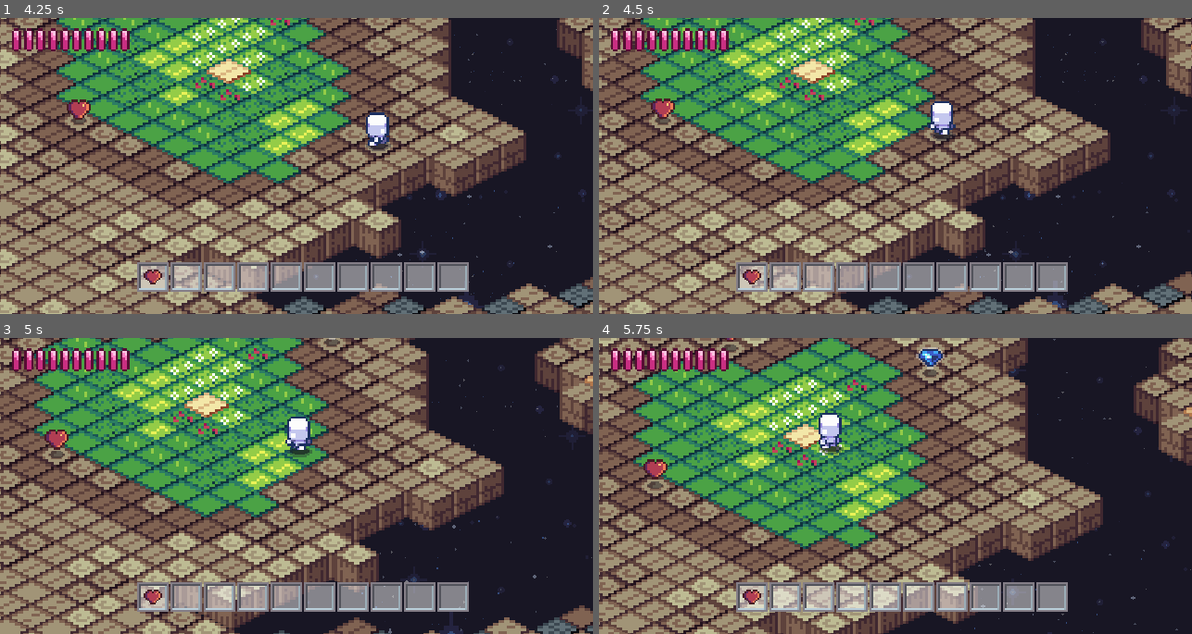
Above: before the commit, frames 1-4 (two rows, left to right).
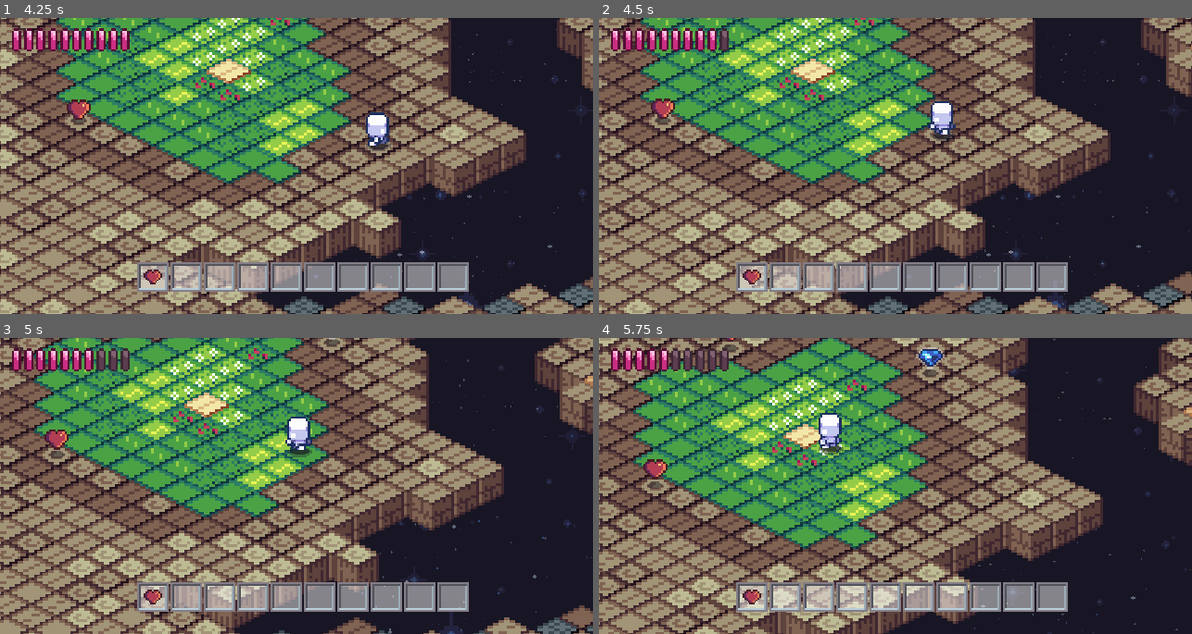
Above: after the commit, the same moments.

Repository: ofknee/shiso
Game: Godot game, scene res://code/general/main.tscn
The game is run twice, just before and just after one commit, with the same random seed, the same clock (stepped at 60 frames per second) and the same inputs. Before the commit the project starts from res://scenes/general/main.tscn. The engine's default icon, where the game draws it, is replaced by a stand-in: a white triangle on a blue panel in a dark square.
Inputs (mouse positions are in pixels of both pictures, inside the frame that each line leads up to):
- Up to frame 1 (4.25 s): click (154, 278) at 0.52 s; tap Enter at 1.25 s; move the mouse to (426, 151) at 1.27 s; hold Right (right) 1.28-2.03 s; tap Alt at 1.35, 2.85 s; click (426, 151) at 1.42 s; move the mouse to (177, 180) at 2.02 s; hold Down (down) 2.03-2.78 s; tap Shift at 2.1, 3.6 s; click (177, 180) at 2.17 s; move the mouse to (355, 100) at 2.77 s; hold Right (right) 2.78-3.53 s; click (355, 100) at 2.92 s; move the mouse to (266, 225) at 3.52 s; hold Up (up) from 3.53 s (still down); click (266, 225) at 3.67 s
- Up to frame 2 (4.5 s): move the mouse to (1073, 210) at 4.27 s; release Up (up) at 4.28 s; hold Left (left) from 4.28 s (still down); tap Alt at 4.35 s; click (1073, 210) at 4.42 s
- Up to frame 3 (5 s): keep holding Left (left)
- Up to frame 4 (5.75 s): keep holding Left (left); move the mouse to (717, 441) at 5.02 s; tap Shift at 5.1 s; click (717, 441) at 5.17 s

Frame 1 is identical in both runs. In frame 2, 0.1% of the frame differs, in the area x 20-22%, y 3-12%; in frame 3, 0.3%; in frame 4, 0.6%, in the area x 12-22%, y 3-12%.

Commit message:
BOOM inventory can be emptied
oh and no more clutter within global item yippeeeeee

Diff:
--- /dev/null
+++ b/code/general/global_item.gd
@@ -0,0 +1,39 @@
+#extends Resource
+extends Node
+class_name GlobalItem
+
+
+const ItemData = preload("res://code/inventory_and_items/item_data.gd")
+const INFO = ItemData.INFO
+const rarity = ItemData.rarity
+
+static var inv : Array[GlobalItem] = []
+@export var type: String = "" #help still have to figure out how to use export within the inspector :(((((
+
+#func _ready() -> void:
+#	computah_randomize_it_pls()
+
+#pick weightedly random power up/item? if it works
+func computah_randomize_it_pls():
+	var rng = RandomNumberGenerator.new()
+	var types = INFO.keys()#[randi() % INFO.size()]
+	var weights := []
+	weights.resize(types.size()) #THIS LINE WAS :DLKFJKFJDKFJLKSDFJSKLDFKLDSJJDFKLSFJKLDSKLFDKLJDFFKJLDS
+	var index = 0
+	for elem in INFO.values():
+		#index = types.index(elem)
+		weights[index] = (elem["stats"]["weight"])
+		#print(elem)
+		index+=1#++1
+	#print("hi",weights)
+
+	weights = PackedFloat32Array(weights)
+	#print(types.size())
+	#print(weights)
+	#print(weights.size())
+	type = (types[rng.rand_weighted(weights)])
+	print("type — "+type)
+
+
+
+#get not ()
--- a/scenes/general/global_vars.gd
+++ b/code/general/global_vars.gd
@@ -7,5 +7,6 @@
 	pass
 
 # Called every frame. 'delta' is the elapsed time since the previous frame.
-func _process(delta: float) -> void:
+func _process(_delta: float) -> void:
+	playerHealth = clamp(playerHealth,0,10)
 	pass
--- a/scenes/general/main.tscn
+++ b/code/general/main.tscn
@@ -1,9 +1,9 @@
 [gd_scene format=3 uid="uid://7glennwisk38"]
 
-[ext_resource type="PackedScene" uid="uid://brtj88ut4n156" path="res://scenes/map/tilemap.tscn" id="1_6t4g7"]
-[ext_resource type="PackedScene" uid="uid://dnp5ixa5ugvoa" path="res://scenes/player/player.tscn" id="2_th32y"]
-[ext_resource type="PackedScene" uid="uid://cmgub0scvvn2l" path="res://scenes/inventory_and_items/inventory.tscn" id="3_btprj"]
-[ext_resource type="PackedScene" uid="uid://lkkk4uqr4ts6" path="res://scenes/health/health.tscn" id="4_q15ru"]
+[ext_resource type="PackedScene" uid="uid://brtj88ut4n156" path="res://code/map/tilemap.tscn" id="1_6t4g7"]
+[ext_resource type="PackedScene" uid="uid://dnp5ixa5ugvoa" path="res://code/player/player.tscn" id="2_th32y"]
+[ext_resource type="PackedScene" uid="uid://cmgub0scvvn2l" path="res://code/inventory_and_items/inventory.tscn" id="3_btprj"]
+[ext_resource type="PackedScene" uid="uid://lkkk4uqr4ts6" path="res://code/health/health.tscn" id="4_q15ru"]
 [ext_resource type="Texture2D" uid="uid://ce3wk5s5xmbxr" path="res://assets/ui/bg.png" id="5_8ygm7"]
 
 [node name="main" type="Node2D" unique_id=1057238897]
@@ -31,6 +31,8 @@
 
 [node name="CanvasLayer" type="CanvasLayer" parent="." unique_id=290021092]
 
+[node name="health" parent="CanvasLayer" unique_id=1150688311 instance=ExtResource("4_q15ru")]
+
 [node name="inventory" parent="CanvasLayer" unique_id=371081491 instance=ExtResource("3_btprj")]
 anchors_preset = 0
 anchor_right = 0.0
@@ -41,8 +43,6 @@
 offset_bottom = 312.0
 grow_horizontal = 1
 grow_vertical = 1
-
-[node name="health" parent="CanvasLayer" unique_id=1150688311 instance=ExtResource("4_q15ru")]
 
 [node name="background" type="Node2D" parent="." unique_id=2029383595]
 
--- a/scenes/health/health.tscn
+++ b/code/health/health.tscn
@@ -1,6 +1,6 @@
 [gd_scene format=3 uid="uid://lkkk4uqr4ts6"]
 
-[ext_resource type="PackedScene" uid="uid://b8hg35rlc4wq5" path="res://scenes/health/health_containers.tscn" id="1_5e2k1"]
+[ext_resource type="PackedScene" uid="uid://b8hg35rlc4wq5" path="res://code/health/health_containers.tscn" id="1_5e2k1"]
 
 [node name="health" type="Control" unique_id=1150688311]
 layout_mode = 3
--- a/scenes/health/health_containers.gd
+++ b/code/health/health_containers.gd
@@ -1,7 +1,6 @@
 extends CenterContainer
 var index
 @onready var gv = global_vars
-var health
 var anim
 
 # Called when the node enters the scene tree for the first time.
@@ -15,11 +14,10 @@
 
 # Called every frame. 'delta' is the elapsed time since the previous frame.
 func _process(_delta: float) -> void:
-	health = gv.playerHealth
 	#print("index: ",index," health: ",health)
-	if index >= health:
+	if index >= gv.playerHealth:
 		anim.play("empty")
-		print("empty")
+		#print("empty")
 	else:
 		anim.play("full")
 	pass
--- a/scenes/health/health_containers.tscn
+++ b/code/health/health_containers.tscn
@@ -1,6 +1,6 @@
 [gd_scene format=3 uid="uid://b8hg35rlc4wq5"]
 
-[ext_resource type="Script" uid="uid://yrv8mugq3s5j" path="res://scenes/health/health_containers.gd" id="1_1oedo"]
+[ext_resource type="Script" uid="uid://yrv8mugq3s5j" path="res://code/health/health_containers.gd" id="1_1oedo"]
 [ext_resource type="Texture2D" uid="uid://croowb1h1obu1" path="res://assets/ui/systems/health/health-spritesheet.png" id="1_8ay6v"]
 
 [sub_resource type="AtlasTexture" id="AtlasTexture_5ml1f"]
--- a/scenes/inventory_and_items/inventory.tscn
+++ b/code/inventory_and_items/inventory.tscn
@@ -1,6 +1,6 @@
 [gd_scene format=3 uid="uid://cmgub0scvvn2l"]
 
-[ext_resource type="PackedScene" uid="uid://mr7x0yixrmho" path="res://scenes/inventory_and_items/inventory_slot.tscn" id="1_qw0r6"]
+[ext_resource type="PackedScene" uid="uid://mr7x0yixrmho" path="res://code/inventory_and_items/inventory_slot.tscn" id="1_qw0r6"]
 
 [node name="inventory" type="MarginContainer" unique_id=371081491]
 anchors_preset = 15
--- /dev/null
+++ b/code/inventory_and_items/inventory_slot.gd
@@ -0,0 +1,70 @@
+extends CenterContainer
+
+var index
+var inventory = GlobalItem.inv
+var item
+var icon
+
+# Called when the node enters the scene tree for the first time.
+func _ready() -> void:
+	index = int(name.split("_")[-1]) - 1
+	icon = $TextureButton/item_icons
+	icon.hide() #null index???
+
+	#print("index", index) // 1 - 10
+
+
+# Called every frame. 'delta' is the elapsed time since the previous frame.
+func _process(_delta: float) -> void:
+	if index <= (inventory.size()-1):
+		#if !item: #TODO autosize inventory --> one if ? # instead trigger update on signal of new item / delete?
+		item = inventory[index]
+		icon.show()
+		icon.play(item.type)
+
+
+
+			#icon.play(item.type)#FIXME
+			#_get_tooltip(Vector2.ZERO)
+
+
+			# inventory print check
+		#var inventory_output = ""
+		#for i in inventory.size(): inventory_output += inventory[i].type + " · "
+		#print(inventory_output)
+
+	else:
+		icon.hide()
+		item = null
+
+
+
+
+func use_item() -> void:
+	inventory.remove_at(index)
+	if item:
+		icon.play(item.type)
+	else:
+		icon.hide()
+
+
+func _on_texture_button_pressed() -> void:
+	if item:
+		use_item() # Replace with function body.
+	else:
+		print("nothing to use")
+
+
+
+#func _on_texture_button_mouse_entered() -> void:
+	#icon.show()
+	#if item:
+		#pass
+		#print("hi")
+		#print(GlobalItem.INFO[item.type]["name"] , " • " , GlobalItem.INFO[item.type]["desc"])
+	#pass# Replace with function body.
+	#TODO - popup description on hover
+
+
+#func _get_tooltip(Vector2) -> String:
+	#return "test"
--- a/scenes/inventory_and_items/inventory_slot.tscn
+++ b/code/inventory_and_items/inventory_slot.tscn
@@ -1,9 +1,9 @@
 [gd_scene format=3 uid="uid://mr7x0yixrmho"]
 
 [ext_resource type="Texture2D" uid="uid://bju7wd4ccitwv" path="res://assets/ui/powers:inventory/inventory_slot.png" id="1_bxqf6"]
-[ext_resource type="Script" uid="uid://bmdcf31qvrepa" path="res://scenes/inventory_and_items/inventory_slot.gd" id="1_hddt5"]
+[ext_resource type="Script" uid="uid://bmdcf31qvrepa" path="res://code/inventory_and_items/inventory_slot.gd" id="1_hddt5"]
 [ext_resource type="Texture2D" uid="uid://lpp38gpjktwo" path="res://assets/ui/powers:inventory/inventory_slot_click.png" id="3_bbig2"]
-[ext_resource type="PackedScene" uid="uid://dfdu8d65ehcg0" path="res://scenes/inventory_and_items/item_icons.tscn" id="4_c13kb"]
+[ext_resource type="PackedScene" uid="uid://dfdu8d65ehcg0" path="res://code/inventory_and_items/item_icons.tscn" id="4_c13kb"]
 
 [node name="inventory_slot" type="CenterContainer" unique_id=1996084076]
 anchors_preset = 15
@@ -30,4 +30,4 @@
 visible = false
 texture = ExtResource("1_bxqf6")
 
-[connection signal="mouse_entered" from="TextureButton" to="." method="_on_texture_button_mouse_entered"]
+[connection signal="pressed" from="TextureButton" to="." method="_on_texture_button_pressed"]
--- a/scenes/inventory_and_items/item.gd
+++ b/code/inventory_and_items/item.gd
@@ -11,6 +11,7 @@
 @onready var anim = $item_icons
 @onready var og_pos = anim.get_position()
 
+
 func _ready() -> void:
 	#var types = GlobalItem.INFO.keys()
 	item.computah_randomize_it_pls()
@@ -18,7 +19,7 @@
 	#print("hi")
 	anim.play(item.type)
 	#print(item.type + "...")
-	print(anim.animation)
+	#print(anim.animation)
 
 	#add_to_group("items")
 
--- a/scenes/inventory_and_items/item.tscn
+++ b/code/inventory_and_items/item.tscn
@@ -1,9 +1,9 @@
 [gd_scene format=3 uid="uid://dyfkuaf6jvl52"]
 
-[ext_resource type="Script" uid="uid://dqivf0h6gjv1p" path="res://scenes/inventory_and_items/item.gd" id="1_6muww"]
+[ext_resource type="Script" uid="uid://dqivf0h6gjv1p" path="res://code/inventory_and_items/item.gd" id="1_6muww"]
 [ext_resource type="Texture2D" uid="uid://cineb437jv5op" path="res://icon.svg" id="2_ro5b8"]
-[ext_resource type="PackedScene" uid="uid://b1d1x2mdx68u7" path="res://scenes/player/shadow.tscn" id="2_vljjh"]
-[ext_resource type="PackedScene" uid="uid://dfdu8d65ehcg0" path="res://scenes/inventory_and_items/item_icons.tscn" id="4_vljjh"]
+[ext_resource type="PackedScene" uid="uid://b1d1x2mdx68u7" path="res://code/player/shadow.tscn" id="2_vljjh"]
+[ext_resource type="PackedScene" uid="uid://dfdu8d65ehcg0" path="res://code/inventory_and_items/item_icons.tscn" id="4_vljjh"]
 
 [sub_resource type="Gradient" id="Gradient_6muww"]
 colors = PackedColorArray(1, 1, 1, 1, 0, 0, 0, 1)
--- /dev/null
+++ b/code/inventory_and_items/item_data.gd
@@ -0,0 +1,81 @@
+extends Node
+
+enum rarity {
+	COMMON=10,
+	UNCOMMON=7,
+	RARE=5,
+	EPIC=3,
+	LEGENDARY=1
+}
+
+const INFO: Dictionary = {
+	#"bomb_gray" : { feeling lazy, too much to code rn lol
+		#"name" : "Bomb",
+		#"desc" : "highly volatile",
+		#"stats" : {
+			#"use" : "kaboom",
+			#"effect" : {
+				#"id" : "",
+				#"amount" : 0
+			#},
+			#"value" : 50,
+			#"weight" : rarity.UNCOMMON,
+			#"rarity_desc" : "meh"
+		#}},
+	"gem_blue" : {
+		"name" : "Diamond",
+		"desc" : "looks like money",
+		"collectable" : true,
+		"stats" : {
+			"use" : "$$$",
+			"effect" : {
+				"id" : "money",
+				"amount" : 300
+			},
+			"value" : 300,
+			"weight" : rarity.EPIC,
+			"rarity_desc" : "woah."
+		}},
+	"gem_green" : {
+		"name" : "Emerald",
+		"desc" : "green green bling",
+		"collectable" : true,
+		"stats" : {
+			"use" : "$$",
+			"effect" : {
+				"id" : "money",
+				"amount" : 50
+			},
+			"value" : 50,
+			"weight" : rarity.COMMON,
+			"rarity" : "don't worry abt it..."
+		}},
+	"heart_red" : {
+		"name" : "Heart",
+		"desc" : "gotta stay fit",
+		"collectable" : false,
+		"stats" : {
+			"use" : "take a wild guess",
+			"effect" : {
+				"id" : "health",
+				"amount" : 1
+			},
+			"value" : 40,
+			"weight" : rarity.UNCOMMON,
+			"rarity_desc" : "meh"
+		}},
+	"heart_blue" : {
+		"name" : "Uhh...",
+		"desc" : "contains kree blood (marvel don't copyright strike me pls sob)",
+		"collectable" : false,
+		"stats" : {
+			"use" : "take a wilder guess",
+			"effect" : {
+				"id" : "health",
+				"amount" : 2
+			},
+			"value" : 90,
+			"weight" : rarity.RARE,
+			"rarity_desc" : "woah."
+		}},
+}
--- a/scenes/inventory_and_items/item_icons.tscn
+++ b/code/inventory_and_items/item_icons.tscn
@@ -77,4 +77,4 @@
 [node name="item_icons" type="AnimatedSprite2D" unique_id=897164623]
 light_mask = 2
 sprite_frames = SubResource("SpriteFrames_08kqv")
-animation = &"gem_blue"
+animation = &"heart_red"
--- a/scenes/map/tilemap.tscn
+++ b/code/map/tilemap.tscn
@@ -1,9 +1,9 @@
 [gd_scene format=4 uid="uid://brtj88ut4n156"]
 
-[ext_resource type="Script" uid="uid://rvooq2ijlnno" path="res://scenes/map/tilemap.gd" id="1_38yc0"]
+[ext_resource type="Script" uid="uid://rvooq2ijlnno" path="res://code/map/tilemap.gd" id="1_38yc0"]
 [ext_resource type="Texture2D" uid="uid://b75p4ojwg3n5q" path="res://assets/map/tinyBlocks_NOiL.png" id="1_55lsm"]
-[ext_resource type="Script" uid="uid://c66y06md13an3" path="res://scenes/map/level_0.gd" id="3_fofut"]
-[ext_resource type="PackedScene" uid="uid://dyfkuaf6jvl52" path="res://scenes/inventory_and_items/item.tscn" id="3_i8yab"]
+[ext_resource type="Script" uid="uid://c66y06md13an3" path="res://code/map/level_0.gd" id="3_fofut"]
+[ext_resource type="PackedScene" uid="uid://dyfkuaf6jvl52" path="res://code/inventory_and_items/item.tscn" id="3_i8yab"]
 
 [sub_resource type="TileSetAtlasSource" id="TileSetAtlasSource_38yc0"]
 texture = ExtResource("1_55lsm")
--- a/scenes/player/player.tscn
+++ b/code/player/player.tscn
@@ -1,9 +1,9 @@
 [gd_scene format=3 uid="uid://dnp5ixa5ugvoa"]
 
 [ext_resource type="Texture2D" uid="uid://cineb437jv5op" path="res://icon.svg" id="1_3vyb7"]
-[ext_resource type="Script" uid="uid://25ak4aoqcl2n" path="res://scenes/player/player.gd" id="1_qhqgy"]
+[ext_resource type="Script" uid="uid://25ak4aoqcl2n" path="res://code/player/player.gd" id="1_qhqgy"]
 [ext_resource type="Texture2D" uid="uid://cr8gphajy5fwv" path="res://assets/player/Small-8-Direction-Characters_by_AxulArt/Small-8-Direction-Characters_by_AxulArt.png" id="2_g2els"]
-[ext_resource type="PackedScene" uid="uid://b1d1x2mdx68u7" path="res://scenes/player/shadow.tscn" id="4_dqkch"]
+[ext_resource type="PackedScene" uid="uid://b1d1x2mdx68u7" path="res://code/player/shadow.tscn" id="4_dqkch"]
 
 [sub_resource type="CircleShape2D" id="CircleShape2D_qhqgy"]
 radius = 2.0
--- a/project.godot
+++ b/project.godot
@@ -36,12 +36,12 @@
 folder_colors={
 "res://addons/": "gray",
 "res://assets/": "pink",
-"res://scenes/": "blue",
-"res://scenes/general/": "purple",
-"res://scenes/health/": "red",
-"res://scenes/inventory_and_items/": "teal",
-"res://scenes/map/": "yellow",
-"res://scenes/player/": "pink"
+"res://code/": "blue",
+"res://code/general/": "purple",
+"res://code/health/": "red",
+"res://code/inventory_and_items/": "teal",
+"res://code/map/": "yellow",
+"res://code/player/": "pink"
 }
 
 [gui]
--- a/scenes/general/global_item.gd
+++ /dev/null
@@ -1,87 +0,0 @@
-#extends Resource
-extends Node
-
-class_name GlobalItem
-
-static var inv : Array[GlobalItem] = []
-@export var type: String = "" #help still have to figure out how to use export within the inspector :(((((
-enum rarity {COMMON=10, UNCOMMON=7, RARE=5, EPIC=3, LEGENDARY=1}
-const INFO: Dictionary = {
-	#"bomb_gray" : { feeling lazy, too much to code rn lol
-		#"name" : "Bomb",
-		#"desc" : "highly volatile",
-		#"stats" : {
-			#"use" : "kaboom",
-			#"value" : 50,
-			#"weight" : rarity.UNCOMMON,
-			#"rarity_desc" : "meh"
-		#}},
-	"gem_blue" : {
-		"name" : "Diamond",
-		"desc" : "looks like money",
-		"collectable" : true,
-		"stats" : {
-			"use" : "$$$",
-			"value" : 300,
-			"weight" : rarity.EPIC,
-			"rarity_desc" : "woah."
-		}},
-	"gem_green" : {
-		"name" : "Emerald",
-		"desc" : "green green bling",
-		"collectable" : true,
-		"stats" : {
-			"use" : "$$",
-			"value" : 50,
-			"weight" : rarity.COMMON,
-			"rarity" : "don't worry abt it..."
-		}},
-	"heart_red" : {
-		"name" : "Heart",
-		"desc" : "gotta stay fit",
-		"collectable" : false,
-		"stats" : {
-			"use" : "health +10",
-			"value" : 40,
-			"weight" : rarity.UNCOMMON,
-			"rarity_desc" : "meh"
-		}},
-	"heart_blue" : {
-		"name" : "Uhh...",
-		"desc" : "why is it blue?",
-		"collectable" : false,
-		"stats" : {
-			"use" : "unknown",
-			"value" : 90,
-			"weight" : rarity.RARE,
-			"rarity_desc" : "woah."
-		}},
-}
-
-#func _ready() -> void:
-#	computah_randomize_it_pls()
-
-#pick weightedly random power up/item? if it works
-func computah_randomize_it_pls():
-	var rng = RandomNumberGenerator.new()
-	var types = INFO.keys()#[randi() % INFO.size()]
-	var weights := []
-	weights.resize(types.size()) #THIS LINE WAS :DLKFJKFJDKFJLKSDFJSKLDFKLDSJJDFKLSFJKLDSKLFDKLJDFFKJLDS
-	var index = 0
-	for elem in INFO.values():
-		#index = types.index(elem)
-		weights[index] = (elem["stats"]["weight"])
-		#print(elem)
-		index+=1#++1
-	#print("hi",weights)
-
-	weights = PackedFloat32Array(weights)
-	#print(types.size())
-	#print(weights)
-	#print(weights.size())
-	type = (types[rng.rand_weighted(weights)])
-	print("type — "+type)
-
-
-
-#get not ()
--- a/scenes/inventory_and_items/inventory_slot.gd
+++ /dev/null
@@ -1,50 +0,0 @@
-extends CenterContainer
-
-var index
-var inventory = GlobalItem.inv
-var item
-var icon
-
-# Called when the node enters the scene tree for the first time.
-func _ready() -> void:
-	index = int(name.split("_")[-1]) - 1
-	icon = $TextureButton/item_icons
-	icon.hide() #null index???
-
-	#print("index", index) // 1 - 10
-
-
-# Called every frame. 'delta' is the elapsed time since the previous frame.
-func _process(_delta: float) -> void:
-	if index <= (inventory.size()-1):
-		if !item: #TODO autosize inventory --> one if ?
-			item = inventory[index]
-			icon.show()
-			icon.play(item.type)
-
-
-
-			#icon.play(item.type)#FIXME
-			#_get_tooltip(Vector2.ZERO)
-
-
-			# inventory print check
-			var inventory_output = ""
-			for i in inventory.size(): inventory_output += inventory[i].type + " · "
-			print(inventory_output)
-	else:
-		icon.hide()
-
-
-func _on_texture_button_mouse_entered() -> void:
-	#icon.show()
-	if item:
-		#pass
-		#print("hi")
-		print(GlobalItem.INFO[item.type]["name"] , " • " , GlobalItem.INFO[item.type]["desc"])
-	#pass# Replace with function body.
-	#TODO - popup description on hover
-
-
-#func _get_tooltip(Vector2) -> String:
-	#return "test"
Not shown, changed: code/general/TODO.txt
Renamed: scenes/general/global_item.gd.uid -> code/general/global_item.gd.uid
Renamed: scenes/general/global_vars.gd.uid -> code/general/global_vars.gd.uid
Renamed: scenes/health/health_containers.gd.uid -> code/health/health_containers.gd.uid
Renamed: scenes/inventory_and_items/inventory.gd -> code/inventory_and_items/inventory.gd
Renamed: scenes/inventory_and_items/inventory.gd.uid -> code/inventory_and_items/inventory.gd.uid
Renamed: scenes/inventory_and_items/inventory_slot.gd.uid -> code/inventory_and_items/inventory_slot.gd.uid
Renamed: scenes/inventory_and_items/item.gd.uid -> code/inventory_and_items/item.gd.uid
Not shown, added: code/inventory_and_items/item_data.gd.uid
Not shown: 1 places in code/inventory_and_items/item_icons.tscn that only renumber resources
Renamed: scenes/map/level_0.gd -> code/map/level_0.gd
Renamed: scenes/map/level_0.gd.uid -> code/map/level_0.gd.uid
(and 5 more such lines)
